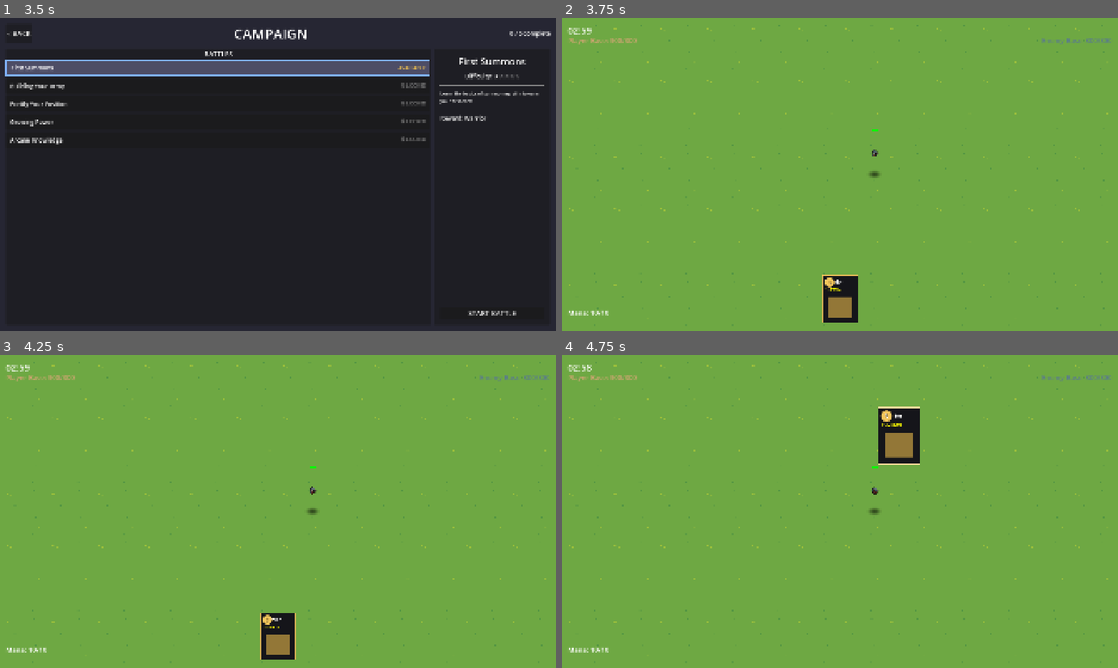
Above: before the commit, frames 1-4 (two rows, left to right).
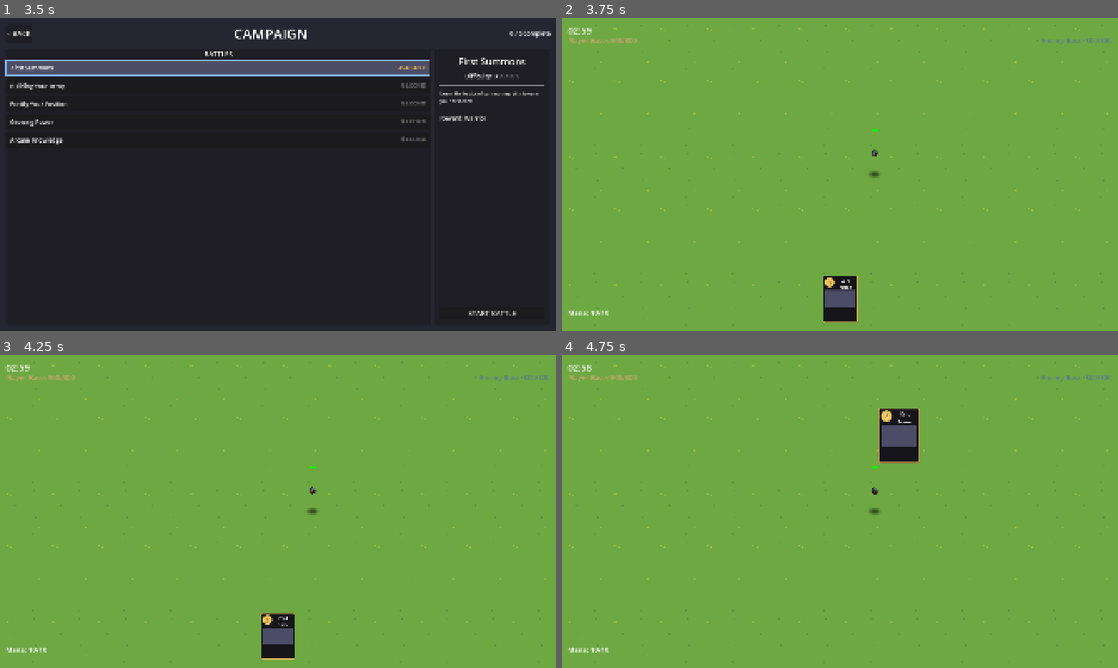
Above: after the commit, the same moments.

Repository: amari-charles/project-summoner
Game: Godot game, scene res://scenes/ui/main_menu.tscn
Same seed, same stepped clock (60 frames per second), same inputs: the game is played once before the commit and once after it.
Inputs (mouse positions are in pixels of both pictures, inside the frame that each line leads up to):
- Up to frame 1 (3.5 s): click "PLAY" at 0.5 s; click (161, 208) at 1.25 s; click (227, 208) at 2 s; click (216, 68) at 2.75 s
- Up to frame 2 (3.75 s): click "START BATTLE" at 3.5 s
- Up to frame 3 (4.25 s): no input
- Up to frame 4 (4.75 s): tap Enter at 4.25 s; drag from (840, 636) to (895, 442) at 4.27 s

Frame 1 is identical in both runs. In frame 2, 0.6% of the frame differs, in the area x 46-54%, y 82-98%; in frame 3, 0.6%; in frame 4, 0.9%, in the area x 56-65%, y 16-36%.

Commit message:
Refactor card displays to use scene-based layouts
**CardVisual enhancements:**
- Added @export variables for layout configuration (font sizes, radii, margins)
- Users can now edit border width, corner radius, cost circle radius in Inspector
- Added export groups for better organization in editor

**CardWidget improvements:**
- Added @export variables for border_width, corner_radius, cost_circle_radius
- Replaced hardcoded values with export variables
- Users can now tweak layouts directly in card_widget.tscn Inspector

**HandUI major refactor:**
- Removed 100+ lines of hardcoded UI construction code
- Now instantiates CardVisual.tscn scene instead of building UI programmatically
- Card layouts are now scene-editable - users can open card_visual.tscn and visually adjust:
  * Cost circle position/size
  * Card name position/font
  * Art container position/size
  * Borders, spacing, margins
- Preserves 3D shader functionality and animations

**Result:**
All card layouts (menu cards and in-hand cards) can now be edited visually in the Godot scene editor without modifying scripts.

🤖 Generated with [Claude Code](https://claude.com/claude-code)

Co-Authored-By: Claude <noreply@anthropic.com>

Diff:
--- a/scripts/ui/card_visual.gd
+++ b/scripts/ui/card_visual.gd
@@ -15,12 +15,28 @@
 ##   card_visual.set_card_data(card_data, show_description)
 
 ## =============================================================================
-## EXPORTS
-## =============================================================================
-
+## EXPORTS - Layout Configuration
+## =============================================================================
+
+## General layout
+@export_group("General")
 @export var show_description: bool = false
 @export var border_width: int = 3
 @export var corner_radius: int = 8
+
+## Cost circle
+@export_group("Cost Circle")
+@export var cost_circle_radius: int = 16
+@export var cost_font_size: int = 18
+
+## Card name
+@export_group("Card Name")
+@export var name_font_size: int = 12
+
+## Description
+@export_group("Description")
+@export var description_font_size: int = 9
+@export var description_max_chars: int = 100
 
 ## =============================================================================
 ## NODES
@@ -102,11 +118,23 @@
 	if cost_circle:
 		var circle_style = StyleBoxFlat.new()
 		circle_style.bg_color = element_color
-		circle_style.corner_radius_top_left = 100
-		circle_style.corner_radius_top_right = 100
-		circle_style.corner_radius_bottom_left = 100
-		circle_style.corner_radius_bottom_right = 100
+		circle_style.corner_radius_top_left = cost_circle_radius
+		circle_style.corner_radius_top_right = cost_circle_radius
+		circle_style.corner_radius_bottom_left = cost_circle_radius
+		circle_style.corner_radius_bottom_right = cost_circle_radius
 		cost_circle.add_theme_stylebox_override("panel", circle_style)
+
+	# Apply cost label font size
+	if cost_label:
+		cost_label.add_theme_font_size_override("font_size", cost_font_size)
+
+	# Apply name label font size
+	if name_label:
+		name_label.add_theme_font_size_override("font_size", name_font_size)
+
+	# Apply description label font size
+	if description_label:
+		description_label.add_theme_font_size_override("font_size", description_font_size)
 
 	# Show/hide description
 	if description_label:
@@ -155,8 +183,8 @@
 	if description_label and card_data.has("description"):
 		var desc = card_data.description
 		# Truncate if too long
-		if desc.length() > 100:
-			desc = desc.substr(0, 97) + "..."
+		if desc.length() > description_max_chars:
+			desc = desc.substr(0, description_max_chars - 3) + "..."
 		description_label.text = desc
 
 ## =============================================================================
--- a/scripts/ui/card_widget.gd
+++ b/scripts/ui/card_widget.gd
@@ -10,6 +10,12 @@
 ## Signals
 signal card_clicked(card_data: Dictionary)
 signal card_held(card_data: Dictionary)
+
+## Layout configuration (editable in scene editor)
+@export_group("Layout")
+@export var border_width: int = 3
+@export var corner_radius: int = 6
+@export var cost_circle_radius: int = 12
 
 ## Card data
 var card_data: Dictionary = {}
@@ -112,15 +118,15 @@
 	# Create theme with element-colored border
 	var style = StyleBoxFlat.new()
 	style.bg_color = GameColorPalette.UI_BG_DARK  # Dark background
-	style.border_width_left = 3
-	style.border_width_top = 3
-	style.border_width_right = 3
-	style.border_width_bottom = 3
+	style.border_width_left = border_width
+	style.border_width_top = border_width
+	style.border_width_right = border_width
+	style.border_width_bottom = border_width
 	style.border_color = element_color
-	style.corner_radius_top_left = 6
-	style.corner_radius_top_right = 6
-	style.corner_radius_bottom_left = 6
-	style.corner_radius_bottom_right = 6
+	style.corner_radius_top_left = corner_radius
+	style.corner_radius_top_right = corner_radius
+	style.corner_radius_bottom_left = corner_radius
+	style.corner_radius_bottom_right = corner_radius
 
 	add_theme_stylebox_override("panel", style)
 
@@ -128,10 +134,10 @@
 	if cost_circle:
 		var circle_style = StyleBoxFlat.new()
 		circle_style.bg_color = element_color
-		circle_style.corner_radius_top_left = 12
-		circle_style.corner_radius_top_right = 12
-		circle_style.corner_radius_bottom_left = 12
-		circle_style.corner_radius_bottom_right = 12
+		circle_style.corner_radius_top_left = cost_circle_radius
+		circle_style.corner_radius_top_right = cost_circle_radius
+		circle_style.corner_radius_bottom_left = cost_circle_radius
+		circle_style.corner_radius_bottom_right = cost_circle_radius
 		cost_circle.add_theme_stylebox_override("panel", circle_style)
 
 	# Color the art placeholder with darkened element color
--- a/scripts/ui/hand_ui.gd
+++ b/scripts/ui/hand_ui.gd
@@ -418,105 +418,52 @@
 	# Create SubViewport to render card content
 	var viewport = SubViewport.new()
 	viewport.name = "Viewport"
-	viewport.size = Vector2i(CARD_WIDTH + 4, CARD_HEIGHT + 4)
+	viewport.size = Vector2i(CARD_WIDTH, CARD_HEIGHT)
 	viewport.transparent_bg = true
 	viewport.render_target_update_mode = SubViewport.UPDATE_ALWAYS
 
 	# Create SubViewportContainer to display and apply shader
 	var viewport_container = SubViewportContainer.new()
 	viewport_container.name = "ViewportContainer"
-	viewport_container.size = Vector2(CARD_WIDTH + 4, CARD_HEIGHT + 4)
-	viewport_container.position = Vector2(-2, -2)
+	viewport_container.size = Vector2(CARD_WIDTH, CARD_HEIGHT)
 	viewport_container.stretch = true
 	viewport_container.mouse_filter = Control.MOUSE_FILTER_IGNORE
 	container.add_child(viewport_container)
 	viewport_container.add_child(viewport)
 
-	# Build card content inside viewport (this gets rendered to texture)
-	var card_content = Control.new()
-	card_content.name = "CardContent"
-	card_content.size = Vector2(CARD_WIDTH + 4, CARD_HEIGHT + 4)
-	viewport.add_child(card_content)
-
-	# Get element color for this card
-	var element_color = CardVisualHelper.get_card_element_color(card)
-
-	# Border (element-colored)
-	var border = ColorRect.new()
-	border.name = "Border"
-	border.size = Vector2(CARD_WIDTH + 4, CARD_HEIGHT + 4)
-	border.position = Vector2.ZERO
-	border.color = element_color
-	border.mouse_filter = Control.MOUSE_FILTER_IGNORE
-	card_content.add_child(border)
-
-	# Background
-	var bg = ColorRect.new()
-	bg.name = "Background"
-	bg.size = Vector2(CARD_WIDTH, CARD_HEIGHT)
-	bg.position = Vector2(2, 2)
-	bg.color = GameColorPalette.UI_BG_DARK
-	bg.mouse_filter = Control.MOUSE_FILTER_IGNORE
-	card_content.add_child(bg)
-
-	# Card name label
-	var name_label = Label.new()
-	name_label.text = card.card_name
-	name_label.position = Vector2(12, 12)
-	name_label.add_theme_font_size_override("font_size", 16)
-	name_label.custom_minimum_size = Vector2(CARD_WIDTH - 20, 0)
-	name_label.autowrap_mode = TextServer.AUTOWRAP_WORD
-	name_label.mouse_filter = Control.MOUSE_FILTER_IGNORE
-	card_content.add_child(name_label)
-
-	# Card type
-	var type_label = Label.new()
-	type_label.text = "SUMMON" if card.card_type == Card.CardType.SUMMON else "SPELL"
-	type_label.position = Vector2(12, 42)
-	type_label.add_theme_font_size_override("font_size", 12)
-	type_label.add_theme_color_override("font_color", Color.YELLOW)
-	type_label.mouse_filter = Control.MOUSE_FILTER_IGNORE
-	card_content.add_child(type_label)
-
-	# Cost circle (top-left, element-colored)
-	var cost_circle = Panel.new()
-	cost_circle.custom_minimum_size = Vector2(32, 32)
-	cost_circle.position = Vector2(10, 10)
-	cost_circle.size = Vector2(32, 32)
-	cost_circle.mouse_filter = Control.MOUSE_FILTER_IGNORE
-
-	# Create circular style for cost
-	var circle_style = StyleBoxFlat.new()
-	circle_style.bg_color = element_color
-	circle_style.corner_radius_top_left = 16
-	circle_style.corner_radius_top_right = 16
-	circle_style.corner_radius_bottom_left = 16
-	circle_style.corner_radius_bottom_right = 16
-	cost_circle.add_theme_stylebox_override("panel", circle_style)
-	card_content.add_child(cost_circle)
-
-	var cost_label = Label.new()
-	cost_label.name = "CostLabel"
-	cost_label.text = str(int(card.mana_cost))
-	cost_label.size = Vector2(32, 32)
-	cost_label.position = Vector2.ZERO
-	cost_label.add_theme_font_size_override("font_size", 18)
-	cost_label.add_theme_color_override("font_color", Color.WHITE)
-	cost_label.add_theme_color_override("font_outline_color", Color.BLACK)
-	cost_label.add_theme_constant_override("outline_size", 2)
-	cost_label.horizontal_alignment = HORIZONTAL_ALIGNMENT_CENTER
-	cost_label.vertical_alignment = VERTICAL_ALIGNMENT_CENTER
-	cost_label.mouse_filter = Control.MOUSE_FILTER_IGNORE
-	cost_circle.add_child(cost_label)
-
-	# Card art / Unit icon (element-colored placeholder)
-	var art_container = ColorRect.new()
-	art_container.name = "ArtContainer"
-	art_container.size = Vector2(80, 70)
-	art_container.position = Vector2(22, 75)
-	art_container.color = element_color.darkened(0.4)
-	art_container.mouse_filter = Control.MOUSE_FILTER_IGNORE
-	card_content.add_child(art_container)
+	# Load and instantiate CardVisual scene
+	var card_visual_scene = load("res://scenes/ui/card_visual.tscn")
+	if not card_visual_scene:
+		push_error("HandUI: Failed to load card_visual.tscn")
+		return container
+
+	var card_visual = card_visual_scene.instantiate() as CardVisual
+	if not card_visual:
+		push_error("HandUI: Failed to instantiate CardVisual")
+		return container
+
+	# Configure card visual for in-hand display
+	card_visual.size = Vector2(CARD_WIDTH, CARD_HEIGHT)
+	card_visual.custom_minimum_size = Vector2(CARD_WIDTH, CARD_HEIGHT)
+	card_visual.border_width = 3
+	card_visual.corner_radius = 8
+	card_visual.cost_circle_radius = 16
+	card_visual.cost_font_size = 18
+	card_visual.name_font_size = 14
+	card_visual.show_description = false
+	card_visual.mouse_filter = Control.MOUSE_FILTER_IGNORE
+
+	# Get catalog data to pass to CardVisual
+	var catalog_data = CardCatalog.get_card(card.catalog_id)
+
+	# Set card data
+	card_visual.set_card_data(catalog_data)
+
+	# Add to viewport
+	viewport.add_child(card_visual)
+
+	# Store reference to CardVisual for easy access
+	card_visual.set_meta("card_visual_component", card_visual)
 
 	return container
 
Not shown, changed: .claude/settings.local.json
Not shown, added: scripts/ui/card_visual.gd.uid
Not shown, added: scripts/ui/card_visual_helper.gd.uid
